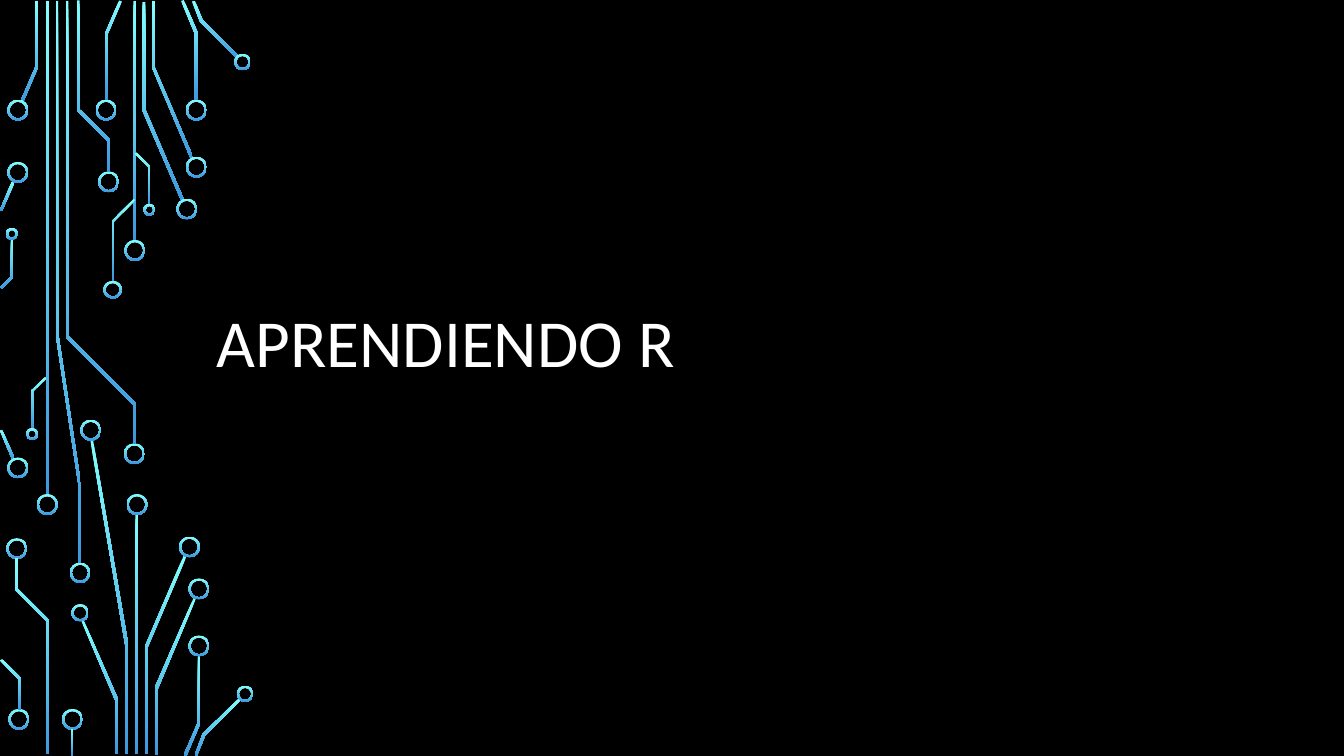
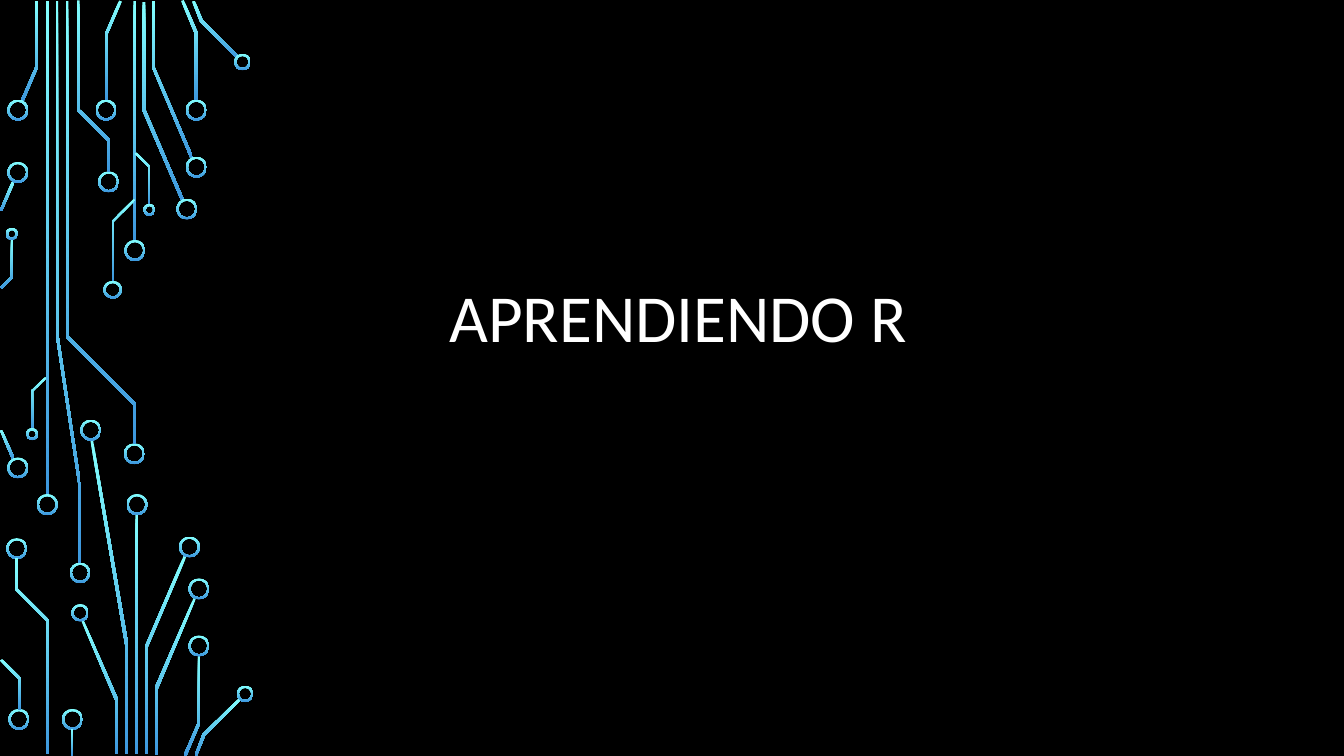
Before and after one commit to DPrietoRazola/R-DataScience, a slide deck: slide 1 of 1-Tipos de Datos.pptx. Drawn at 1344x756 pixels with LibreOffice and Linux fonts; fonts in the diff are those of the drawing; background and template pictures are left out. Boxes give left, top, right and bottom in pixels: in the first picture for what was removed or moved away, otherwise in the second. Text is boxed around its words. In the diff, an @@ line names an element or a change of style, - is before the commit and + after.

```diff
--- a/1-Tipos de Datos.pptx
+++ b/1-Tipos de Datos.pptx
@@ title "APRENDIENDO R": place and size @@
-title "APRENDIENDO R" at (217,323,674,368)
+title "APRENDIENDO R" at (449,298,907,343)
```
Also in this commit, not shown: 11 other slides changed, 3 slides added, 1 other file.
